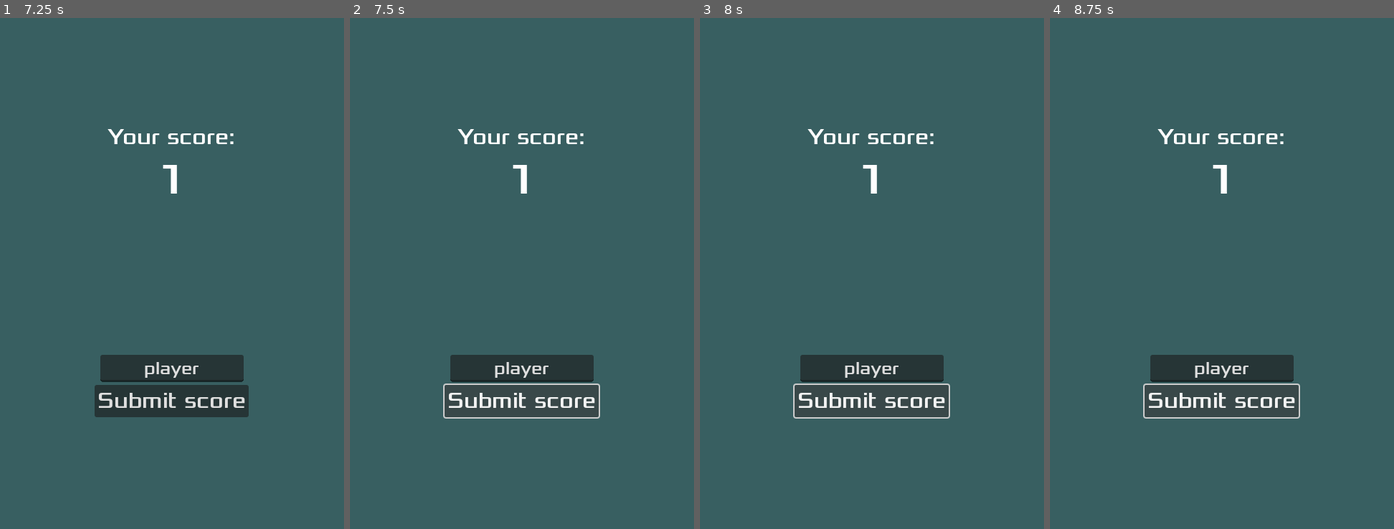
Above: before the commit, frames 1-4 (left to right).
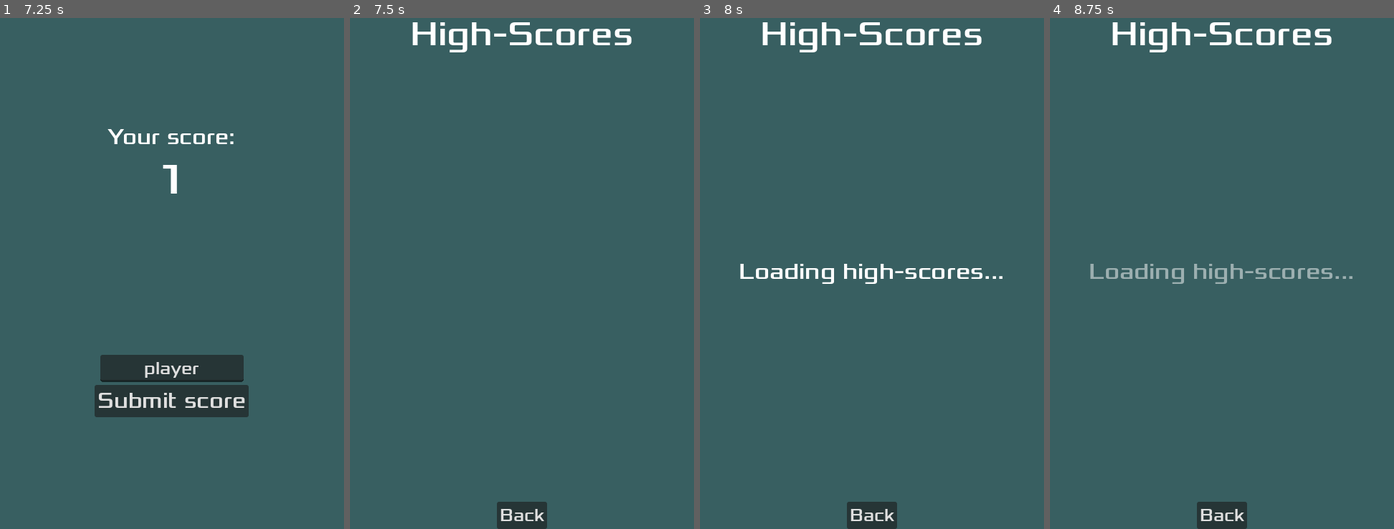
Above: after the commit, the same moments.

Repository: Infini-Creation/Dodge-The-Creeps-LootLocker-Leaderboard-Demo
Game: Godot game, scene res://Main.tscn
Same seed, same stepped clock (60 frames per second), same inputs: the game is played once before the commit and once after it.
Inputs:
- Up to frame 1 (7.25 s): click "Start" at 0.5 s; tap Enter at 1.25 s; hold D (move_right) 1.28-2.03 s; hold S (move_down) 2.03-2.78 s; hold D (move_right) 2.78-3.53 s; hold W (move_up) 3.53-4.28 s; hold A (move_left) 4.28-5.78 s; hold S (move_down) 5.78-6.53 s; hold D (move_right) from 6.53 s (still down)
- Up to frame 2 (7.5 s): release D (move_right) at 7.25 s; click "Submit score" at 7.25 s
- Up to frame 3 (8 s): no input
- Up to frame 4 (8.75 s): hold W (move_up) from 8.03 s (still down)

Frame 1 is identical in both runs. In frame 2, 5.4% of the frame differs, in the area x 18-82%, y 0-100%; in frame 3, 6.3%, in the area x 11-88%, y 0-100%; in frame 4, 6.2%.
Error before the commit: Parse Error: Too few arguments for "get_leaderboard()" call. Expected at least 1 but received 0. (res://leader_board.gd:20)

Commit message:
updated to match new LootLocker SDK improvements
initialisation & leaderboard

Diff:
--- a/dodge_the_creeps/Main.gd
+++ b/dodge_the_creeps/Main.gd
@@ -47,10 +47,8 @@
 		Global.PLAYER_DATA["public_uid"] = LootLocker.current_user.PLAYERSDATA["public_uid"]
 		Global.PLAYER_DATA["SessionToken"] = LootLocker.session.token
 
-		#this should be done for us (see SDK code)
-		LootLocker.leaderboard.session_token = LootLocker.session.token
-		#LootLocker.leaderboard.leaderboard_key = "dtc-demo-scores" #or id 16636 => save in sdk data
-		LootLocker.leaderboard.leaderboard_key = Global.LEADERBOARD_KEY
+		LootLocker.add_leaderboard({"key": Global.LEADERBOARD_KEY, "session-token": LootLocker.session.token})
+
 	else:
 		print("ERROR ! Not logged in")
 
--- a/dodge_the_creeps/leader_board.gd
+++ b/dodge_the_creeps/leader_board.gd
@@ -17,16 +17,16 @@
 	print("get leaderboard data")
 
 	#top 3 + -1/+1 rank of current score
-	var result = await LootLocker.leaderboard.get_leaderboard()
+	var result = await LootLocker.leaderboard.get_leaderboard({})
 	print("Res="+str(result))
 
 	#loading anim slow because synchronous call, UI stuck while request is issuing !!
 	## need async mode => test
 
-	print("LB here="+str(LootLocker.leaderboard.leaderboards))
+	print("LB here="+str(LootLocker.leaderboard.data["scores"]))
 
 	#here get rid of rank when they'll be returned with result as they should
-	if LootLocker.leaderboard.leaderboards.size() > 0:
+	if LootLocker.leaderboard.data["scores"].size() > 0:
 		leaderboard_data_loaded.emit()
 
 		# if LootLocker.leaderboard.leaderboards.size() > 10:
@@ -34,7 +34,7 @@
 		#else:
 		var rank : int = 1
 		var playerName : String
-		for score in LootLocker.leaderboard.leaderboards[Global.LEADERBOARD_KEY]:
+		for score in LootLocker.leaderboard.data["scores"]:
 			var entry = leaderboard_entry.instantiate()
 			if score["name"] == "":
 				print("name is empty")
